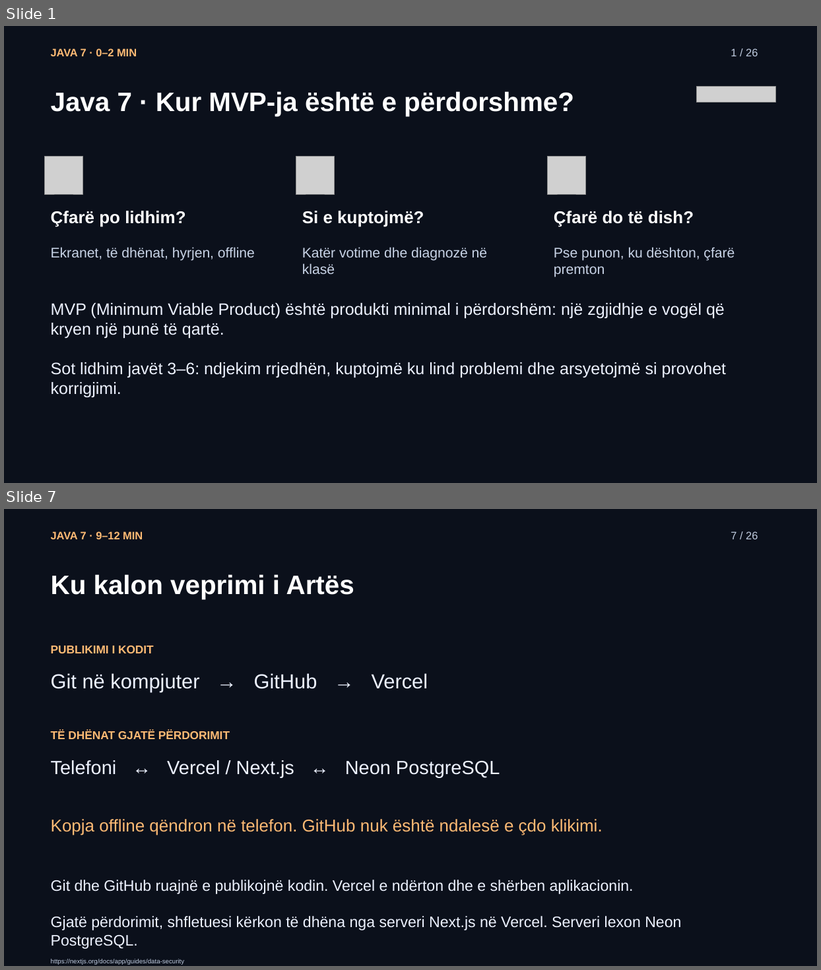
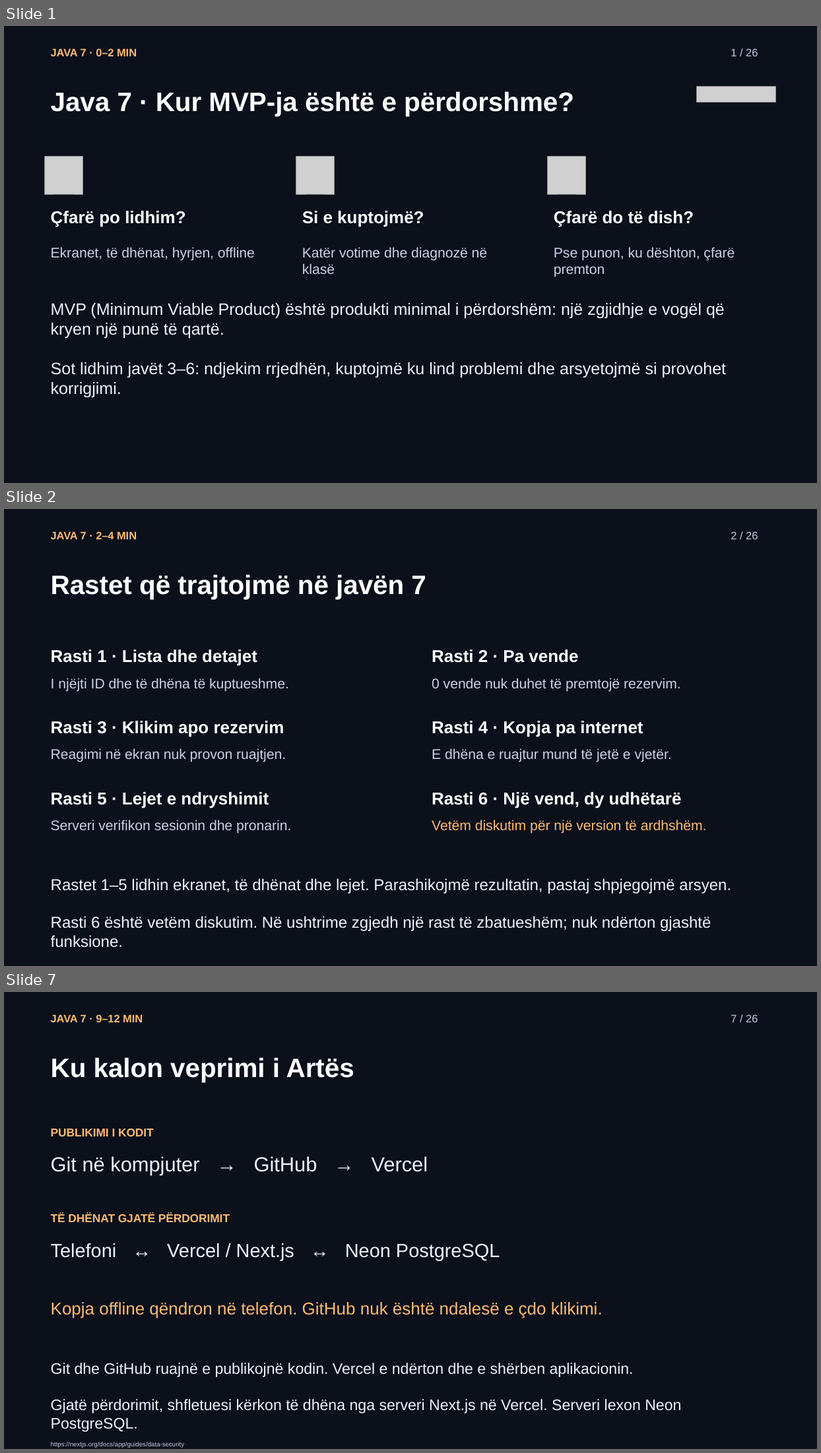
Before and after one commit to arbenl/arbenl.github.io, a slide deck: lendet/2026-2027/mobile/lectures/ligjerata-07-kontrolli-mvp-rideshare-2026.pptx. Shown one above the other, each under a label of ours: slides 1 and 7 before the commit, slides 1, 2 and 7 after it; the slides between them are not shown. The pictures are 821x970 and 821x1453 pixels, drawn with LibreOffice and Linux fonts; fonts in the diff are those of the drawing; grey boxes stand for pictures. Boxes give left, top, right and bottom in pixels: in the first picture for what was removed or moved away, otherwise in the second. Text is boxed around its words. In the diff, an @@ line names an element or a change of style, - is before the commit and + after.

```diff
--- a/lendet/2026-2027/mobile/lectures/ligjerata-07-kontrolli-mvp-rideshare-2026.pptx
+++ b/lendet/2026-2027/mobile/lectures/ligjerata-07-kontrolli-mvp-rideshare-2026.pptx
@@ slide 2 added at (x1=4, y1=509, x2=817, y2=966), background #0B101B @@
@@ text added at (x1=51, y1=531, x2=137, y2=539), 12.8 pt, text #FDBA74, bold @@
+JAVA 7 · 2–4 MIN
@@ text added at (x1=731, y1=531, x2=758, y2=539), 12.8 pt, text #BFCBDF @@
+2 / 26
@@ text added at (x1=51, y1=574, x2=426, y2=599), 31.5 pt, text #FFFFFF, bold @@
+Rastet që trajtojmë në javën 7
@@ text added at (x1=51, y1=650, x2=257, y2=666), 20.2 pt, text #FFFFFF, bold @@
+Rasti 1 · Lista dhe detajet
@@ text added at (x1=432, y1=650, x2=578, y2=663), 20.2 pt, text #FFFFFF, bold @@
+Rasti 2 · Pa vende
@@ text added at (x1=51, y1=678, x2=289, y2=692), 16.5 pt, text #C8D3E6 @@
+I njëjti ID dhe të dhëna të kuptueshme.
@@ text added at (x1=432, y1=678, x2=681, y2=692), 16.5 pt, text #C8D3E6 @@
+0 vende nuk duhet të premtojë rezervim.
@@ text added at (x1=51, y1=721, x2=284, y2=737), 20.2 pt, text #FFFFFF, bold @@
+Rasti 3 · Klikim apo rezervim
@@ text added at (x1=432, y1=721, x2=643, y2=737), 20.2 pt, text #FFFFFF, bold @@
+Rasti 4 · Kopja pa internet
@@ text added at (x1=51, y1=749, x2=286, y2=762), 16.5 pt, text #C8D3E6 @@
+Reagimi në ekran nuk provon ruajtjen.
@@ text added at (x1=432, y1=749, x2=672, y2=762), 16.5 pt, text #C8D3E6 @@
+E dhëna e ruajtur mund të jetë e vjetër.
@@ text added at (x1=51, y1=792, x2=269, y2=809), 20.2 pt, text #FFFFFF, bold @@
+Rasti 5 · Lejet e ndryshimit
@@ text added at (x1=432, y1=792, x2=682, y2=809), 20.2 pt, text #FFFFFF, bold @@
+Rasti 6 · Një vend, dy udhëtarë
@@ text added at (x1=51, y1=820, x2=291, y2=834), 16.5 pt, text #C8D3E6 @@
+Serveri verifikon sesionin dhe pronarin.
@@ text added at (x1=432, y1=820, x2=707, y2=834), 16.5 pt, text #FDBA74 @@
+Vetëm diskutim për një version të ardhshëm.
@@ text added at (x1=51, y1=879, x2=731, y2=948), 18.8 pt, text #EDF2FF @@
+Rastet 1–5 lidhin ekranet, të dhënat dhe lejet. Parashikojmë rezultatin, pastaj shpjegojmë arsyen.
+Rasti 6 është vetëm diskutim. Në ushtrime zgjedh një rast të zbatueshëm; nuk ndërton gjashtë funksione.
```
Also in this commit, not shown: 19 slides changed, 1 slide removed, 12 other files.
